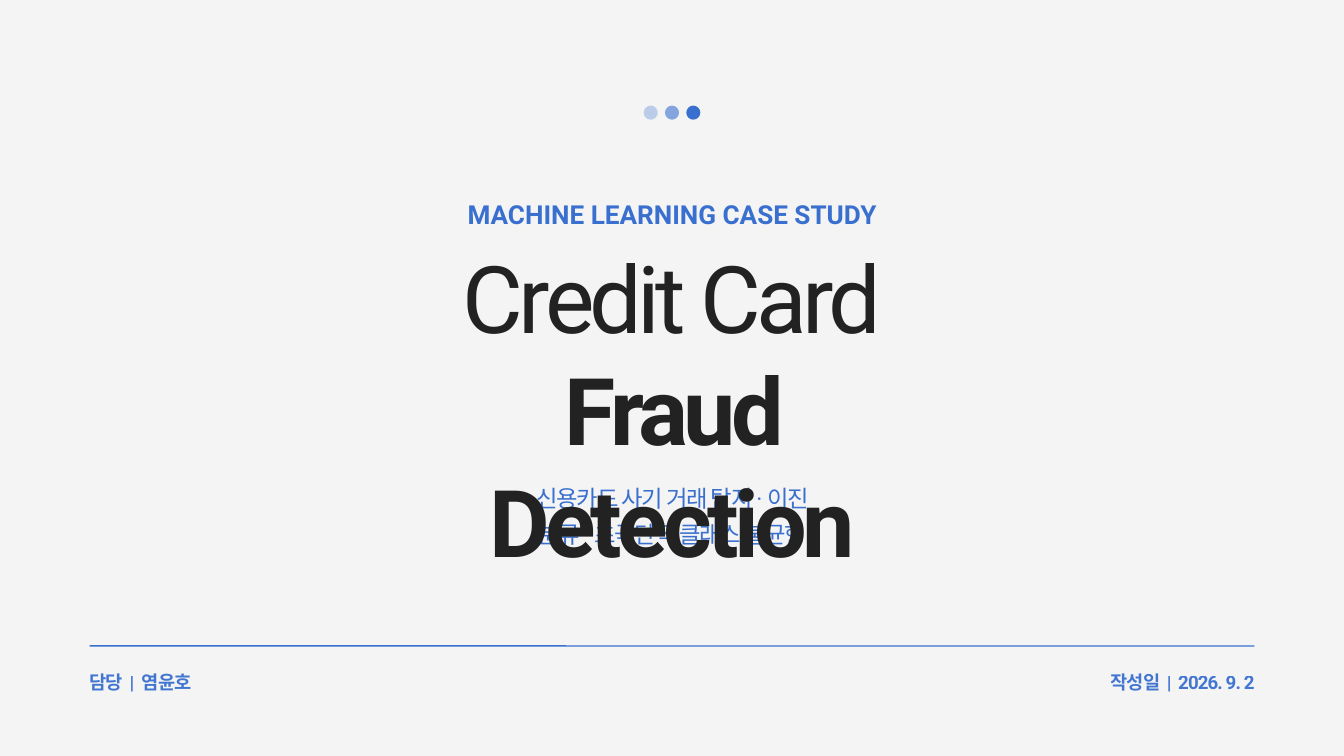
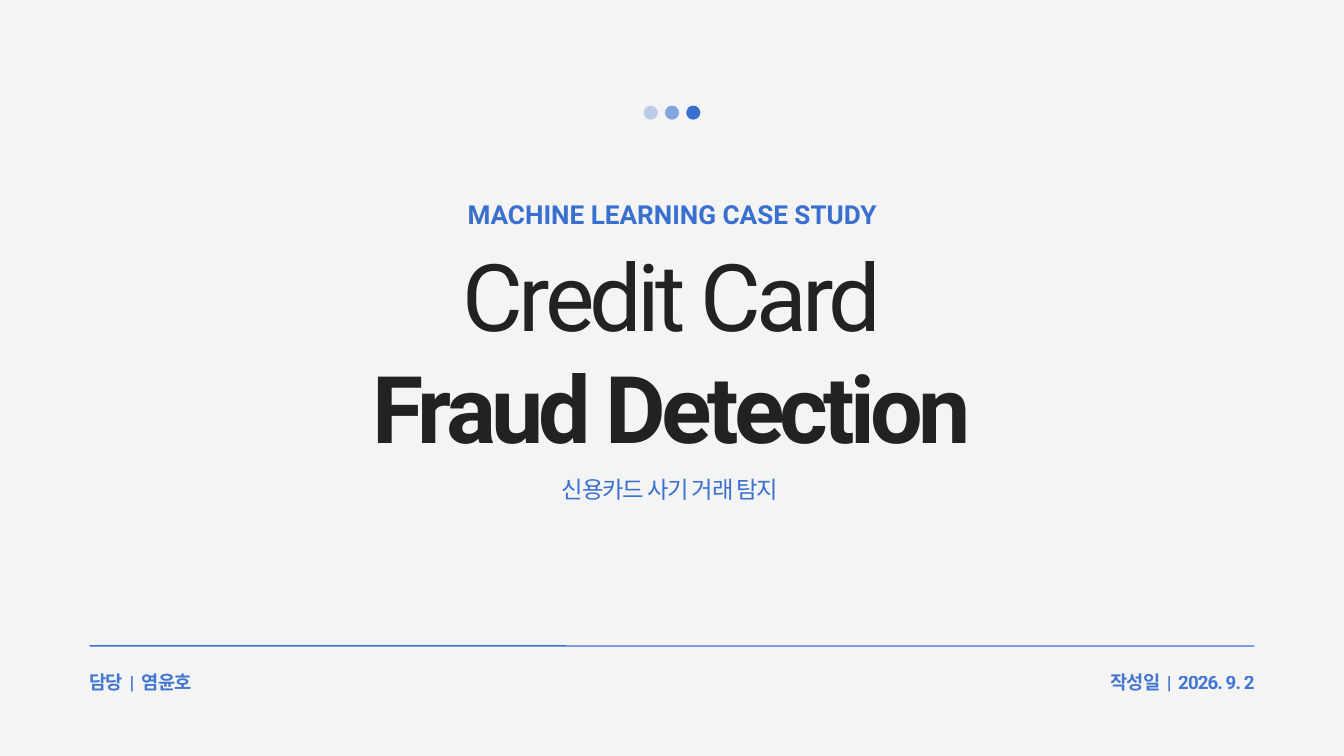
Before and after one commit to jcs19752510-ui/semi_project, a slide deck: slide 1 of report/4차/3_Credit_Card_Fraud_Detection.pptx. Drawn at 1344x756 pixels with LibreOffice and Linux fonts; fonts in the diff are those of the drawing. Boxes give left, top, right and bottom in pixels: in the first picture for what was removed or moved away, otherwise in the second. Text is boxed around its words. In the diff, an @@ line names an element or a change of style, - is before the commit and + after.

```diff
--- a/report/4차/3_Credit_Card_Fraud_Detection.pptx
+++ b/report/4차/3_Credit_Card_Fraud_Detection.pptx
@@ text "Credit Card" rewrapped from box(463, 263, 881, 558) to box(373, 261, 972, 444) @@
@@ text at box(562, 478, 778, 500): text changed @@
-신용카드 사기 거래 탐지 · 이진 분류 · 초극단적 클래스 불균형
+신용카드 사기 거래 탐지
```
Also in this commit, not shown: 3 other slides changed, 1 other file.
